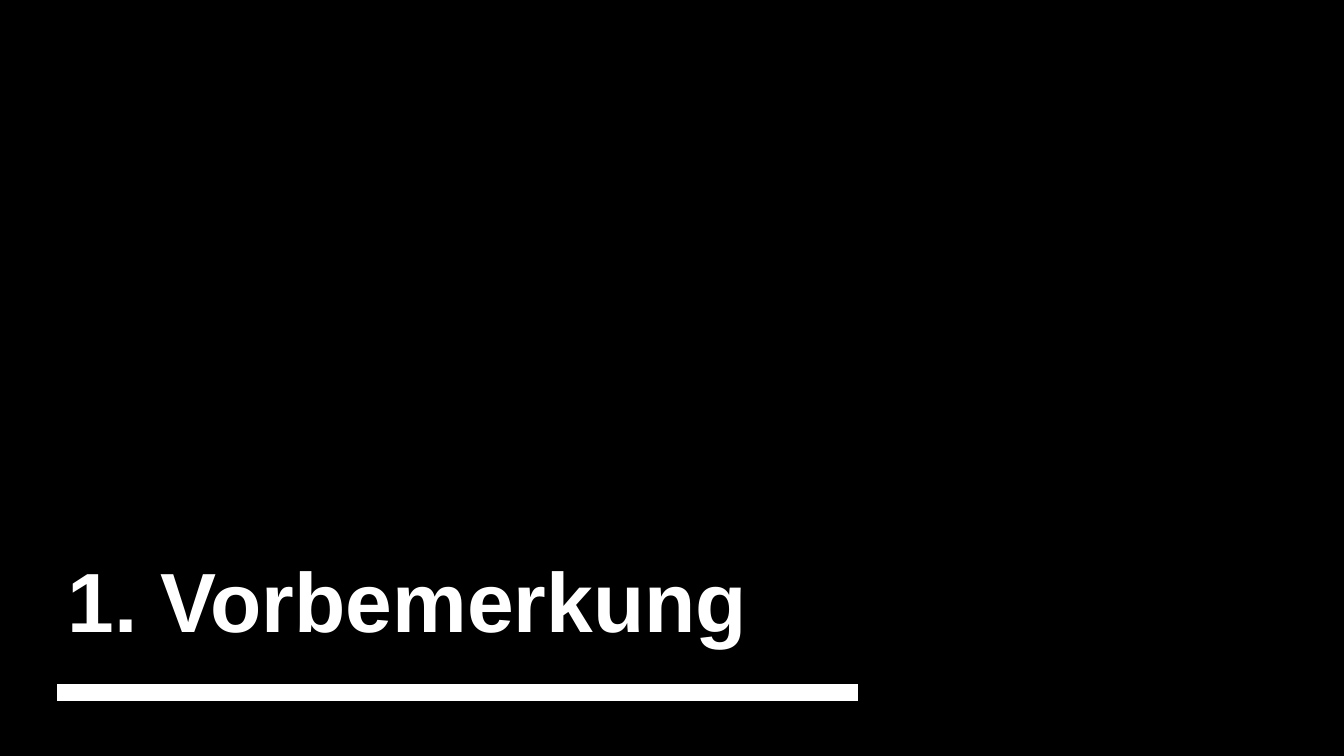
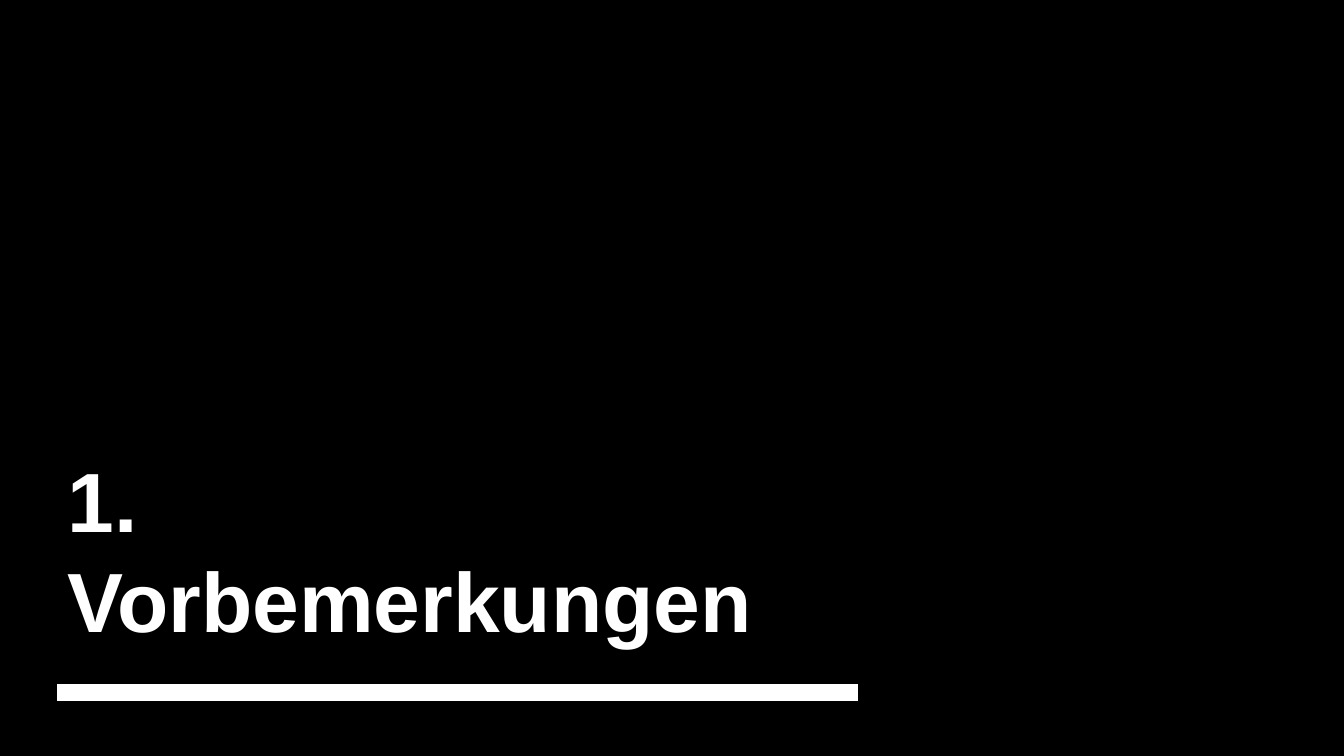
Before and after one commit to zurdavid/projektpraktikum-datascience, a slide deck: slide 3 of präsentationen/Abschlusspräsentation_Entwurf.pptx. Drawn at 1344x756 pixels with LibreOffice and Linux fonts; fonts in the diff are those of the drawing. Boxes give left, top, right and bottom in pixels: in the first picture for what was removed or moved away, otherwise in the second. Text is boxed around its words. In the diff, an @@ line names an element or a change of style, - is before the commit and + after.

```diff
--- a/präsentationen/Abschlusspräsentation_Entwurf.pptx
+++ b/präsentationen/Abschlusspräsentation_Entwurf.pptx
@@ title at (68,474,752,648): text changed @@
-1. Vorbemerkung
+1. Vorbemerkungen
```
Also in this commit, not shown: 9 other slides changed, 4 slides added, 4 slides removed, 2 other files.
